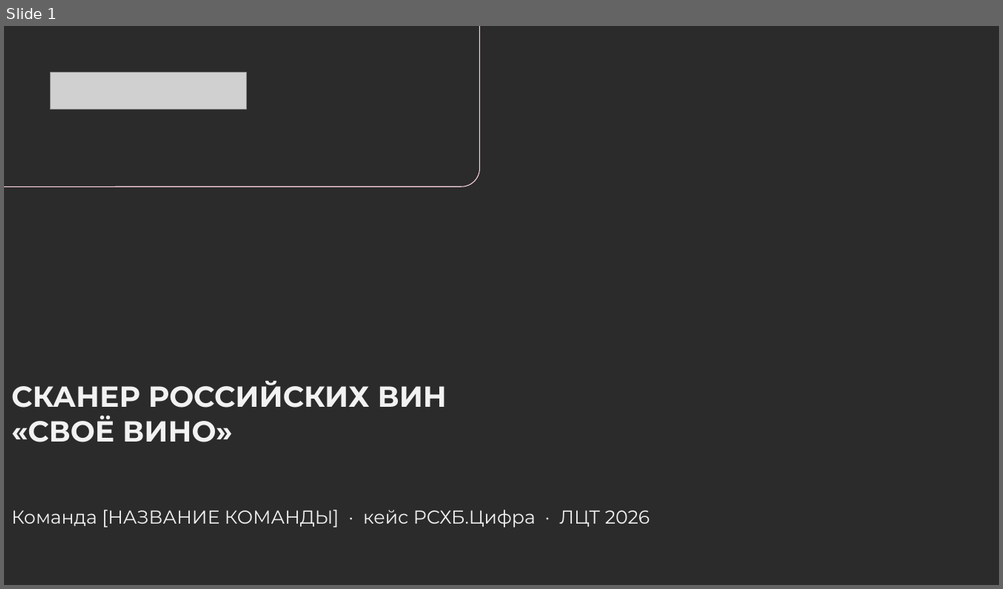
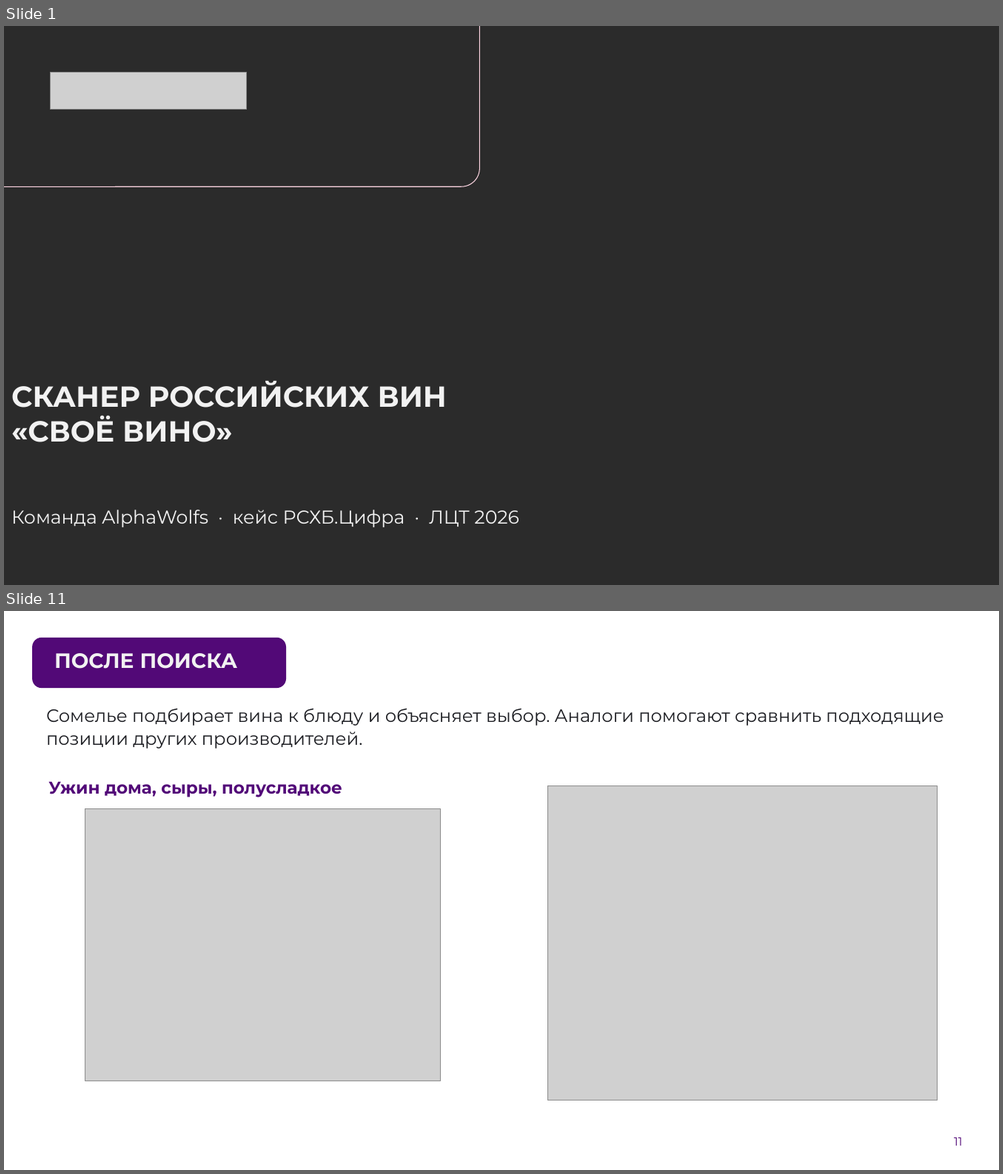
Before and after one commit to AlexGvr/rus_vines, a slide deck: ЛЦТ2026 Сканер российских вин.pptx. Shown one above the other, each under a label of ours: slide 1 before the commit, slides 1 and 11 after it; the slides between them are not shown. The pictures are 1003x589 and 1003x1174 pixels, drawn with LibreOffice and Linux fonts; fonts in the diff are those of the drawing; grey boxes stand for pictures; background and template pictures are left out; a plain dark background stands for a picture behind light text. Boxes give left, top, right and bottom in pixels: in the first picture for what was removed or moved away, otherwise in the second. Text is boxed around its words. In the diff, an @@ line names an element or a change of style, - is before the commit and + after.

```diff
--- a/ЛЦТ2026 Сканер российских вин.pptx
+++ b/ЛЦТ2026 Сканер российских вин.pptx
@@ slide 11 added at [4,611,999,1170], background picture (left out) @@
@@ rounded rectangle added at [32,638,286,689], fill #520977 @@
@@ title added at [54,653,238,669], 20 pt, text #F2F2F2, bold @@
+ПОСЛЕ ПОИСКА
@@ text added at [46,708,943,749], 17.3 pt, text #1C1D22 @@
+Сомелье подбирает вина к блюду и объясняет выбор. Аналоги помогают сравнить подходящие позиции других производителей.
@@ text added at [48,782,342,797], 16.5 pt, text #520978, bold @@
+Ужин дома, сыры, полусладкое
@@ picture added at [547,786,936,1100] @@
@@ picture added at [85,809,441,1082] @@
@@ page number added at [953,1138,962,1146], 11.3 pt, text #520978 @@
+11
@@ slide 1 changed as well @@
@@ text at [11,510,519,528]: text changed @@
-Команда [НАЗВАНИЕ КОМАНДЫ] · кейс РСХБ.Цифра · ЛЦТ 2026
+Команда AlphaWolfs · кейс РСХБ.Цифра · ЛЦТ 2026
```
Also in this commit, not shown: 9 other slides changed, 6 other slides added, 7 slides removed, 3 other files.
